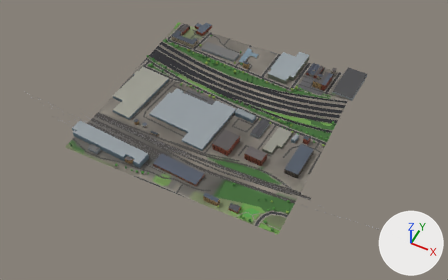
An edit to the glTF model glasgow-subway/data/city/city_5_7.glb, drawn before and after from the same camera.
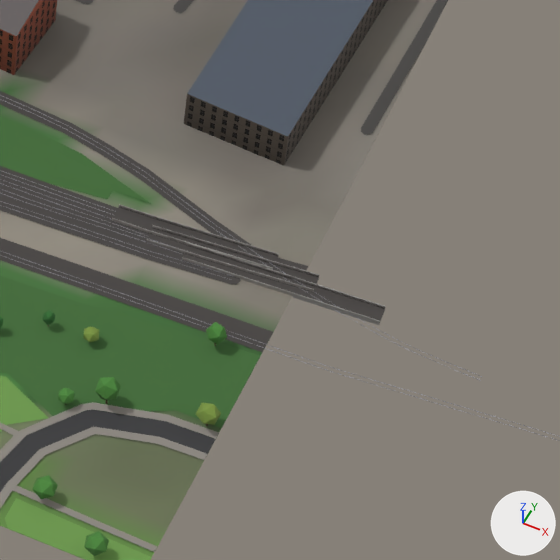
Old and new are each drawn whole from a camera (50 mm lens) standing at (-397.0, -2137.0, 1030.0) and looking at (-818.0, -1295.0, -23.0) and again close up on the part from 58% to 75% of the width and 56% to 83% of the height. The lights are fixed; the arrows at lower right show +X, +Y and +Z. The last two pictures show the newer version. Where no turn or scale is listed for an object, it has been applied to the vertices. Vertices at exactly the same position are counted once.

The scene before the commit, as lines of its bpy script (objects in view):
```python
me_green_5_7 = bpy.data.meshes.new('green_5_7')
me_green_5_7.from_pydata(...)  # 354 vertices, 323 faces; spans x -250.0..250.0, y -250.0..250.0, z -5.0..5.0
me_green_5_7.materials.append(mat_mat_green)
me_rail_5_7 = bpy.data.meshes.new('rail_5_7')
me_rail_5_7.from_pydata(...)  # 3392 vertices, 3467 faces; spans x -487.0..487.0, y -52.0..52.0, z -3.0..3.0
me_rail_5_7.materials.append(mat_mat_rail)
me_roads_5_7 = bpy.data.meshes.new('roads_5_7')
me_roads_5_7.from_pydata(...)  # 1798 vertices, 1680 faces; spans x -250.0..250.0, y -250.0..250.0, z -5.0..5.0
# faces by material slot: [854, 826]
me_roads_5_7.materials.append(mat_mat_road)
me_roads_5_7.materials.append(mat_mat_pavement)
ob_green_5_7 = bpy.data.objects.new('green_5_7', me_green_5_7)
ob_green_5_7.location = (-850.0, -1250.0, 14.3)
ob_rail_5_7 = bpy.data.objects.new('rail_5_7', me_rail_5_7)
ob_rail_5_7.location = (-816.0, -1413.2, 13.4)
ob_roads_5_7 = bpy.data.objects.new('roads_5_7', me_roads_5_7)
ob_roads_5_7.location = (-850.0, -1250.0, 14.0)
# also in view: 'buildings_5_7' at (-850.0, -1235.0, 20.0); 'terrain_5_7' at (-850.0, -1250.0, 14.0)
```
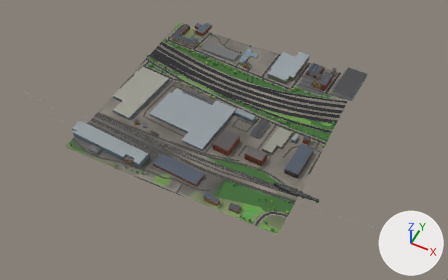
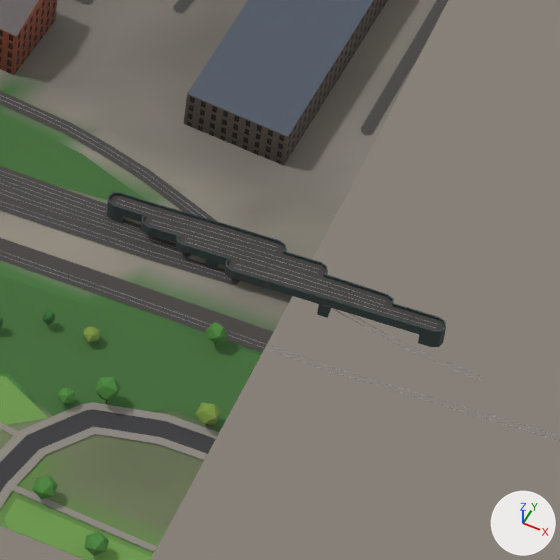
Where the newer file only moved an object's origin or applied its transform, the numbers keep the older frame.

Location of each change, [x1, y1, x2, y2] in pixels of the close-ups (560 x 560 px):
part 1 of me_rail_5_7, added: after [109, 195, 446, 332]
part 2 of me_rail_5_7, added: after [187, 238, 383, 301]
part 3 of me_rail_5_7, added: after [188, 242, 383, 305]
part 4 of me_rail_5_7, added: after [234, 267, 435, 328]
part 5 of me_rail_5_7, added: after [237, 264, 436, 324]
part 6 of me_rail_5_7, added: after [118, 199, 278, 248]
part 7 of me_rail_5_7, added: after [118, 203, 275, 251]
part 8 of me_rail_5_7, deleted: before [182, 243, 386, 325]
part 9 of me_rail_5_7, deleted: before [146, 225, 319, 292]
part 10 of me_rail_5_7, built on: before [112, 204, 278, 269]; after [152, 220, 317, 269]
part 11 of me_roads_5_7, added: after [107, 192, 446, 347]
part 12 of me_roads_5_7, added: after [206, 259, 331, 318]

The change, as a diff of the scene's bpy script:
```diff
--- a/glasgow-subway/data/city/city_5_7.glb.py
+++ b/glasgow-subway/data/city/city_5_7.glb.py
@@ mat_mat_bridge @@
+mat_mat_bridge = bpy.data.materials.new('mat_bridge')
+mat_mat_bridge.use_nodes = True; mat_mat_bridge.node_tree.nodes.clear()
+_N = mat_mat_bridge.node_tree.nodes; _L = mat_mat_bridge.node_tree.links
+n0 = _N.new('ShaderNodeBsdfPrincipled'); n0.name = 'Principled BSDF'
+n0.inputs[1].default_value = 0.1  # 'Metallic'
+n0.inputs[2].default_value = 0.8  # 'Roughness'
+n1 = _N.new('ShaderNodeOutputMaterial'); n1.name = 'Material Output'
+n2 = _N.new('ShaderNodeVertexColor'); n2.name = 'Color Attribute'
+_L.new(n0.outputs[0], n1.inputs[0])  # 'BSDF' to 'Surface'
+_L.new(n2.outputs[0], n0.inputs[0])  # 'Color' to 'Base Color'
@@ me_rail_5_7 @@
 # used by ob_rail_5_7; location = (-816.0, -1413.2, 13.4)
-me_rail_5_7.from_pydata(...)  # 3392 vertices, 3467 faces; spans x -487.0..487.0, y -52.0..52.0, z -3.0..3.0
+me_rail_5_7.from_pydata(...)  # 3422 vertices, 3335 faces; spans x -487.0..487.0, y -52.0..52.0, z -3.0..6.0
+# me_rail_5_7 part 1: a new loose piece of 54 vertices spanning x 159.0..258.0, y 16.0..31.0, z 5.0..6.0, in mat_mat_rail
+# me_rail_5_7 part 2: a new loose piece of 24 vertices spanning x 183.0..240.0, y 21.0..26.0, z 6.0, in mat_mat_rail
+# me_rail_5_7 part 3: a new loose piece of 24 vertices spanning x 184.0..240.0, y 20.0..24.0, z 6.0, in mat_mat_rail
+# me_rail_5_7 part 4: a new loose piece of 22 vertices spanning x 199.0..256.0, y 18.0..23.0, z 6.0, in mat_mat_rail
+# me_rail_5_7 part 5: a new loose piece of 22 vertices spanning x 199.0..256.0, y 19.0..25.0, z 6.0, in mat_mat_rail
+# me_rail_5_7 part 6: a new loose piece of 20 vertices spanning x 161.0..207.0, y 26.0..30.0, z 5.0..6.0, in mat_mat_rail
+# me_rail_5_7 part 7: a new loose piece of 20 vertices spanning x 161.0..208.0, y 24.0..28.0, z 5.0..6.0, in mat_mat_rail
+# me_rail_5_7 part 8: the loose piece of 72 vertices spanning x 183.0..241.0, y 18.0..28.0, z -1.0..1.0 is deleted
+# me_rail_5_7 part 9: the loose piece of 56 vertices spanning x 172.0..221.0, y 20.0..30.0, z -1.0..1.0 is deleted
+# me_rail_5_7 part 10: 3 vertices moved from x 192.0..207.0, y 30.0..31.0, z 1.0 to x 208.0..220.0, y 26.0..28.0, z 6.0; 61 vertices removed from x 161.0..208.0, y 22.0..31.0, z -1.0..1.0; 15 vertices added at x 172.0..220.0, y 23.0..27.0, z 6.0
+# other edits to the shape of me_rail_5_7 do not show in these pictures
 me_rail_5_7.materials.append(mat_mat_rail)
@@ me_roads_5_7 @@
 # used by ob_roads_5_7; location = (-850.0, -1250.0, 14.0)
-me_roads_5_7.from_pydata(...)  # 1798 vertices, 1680 faces; spans x -250.0..250.0, y -250.0..250.0, z -5.0..5.0
+me_roads_5_7.from_pydata(...)  # 2161 vertices, 2114 faces; spans x -250.0..292.0, y -250.0..250.0, z -5.0..7.0
+# me_roads_5_7 part 11: a new loose piece of 346 vertices spanning x 193.0..292.0, y -147.0..-132.0, z -2.0..7.0, in mat_mat_bridge
+# me_roads_5_7 part 12
+# 8 vertices are added at x 224.0..261.0, y -145.0..-133.0, z -2.0..-1.0
+# 8 new vertices lie (0.0, 0.0, 5.0) away from vertices in x 224.0..261.0, y -145.0..-133.0, z -2.0..-1.0
+# 16 new faces join them, mat_mat_bridge
+# other edits to the shape of me_roads_5_7 do not show in these pictures
 me_roads_5_7.materials.append(mat_mat_road)
 me_roads_5_7.materials.append(mat_mat_pavement)
+me_roads_5_7.materials.append(mat_mat_bridge)
```
